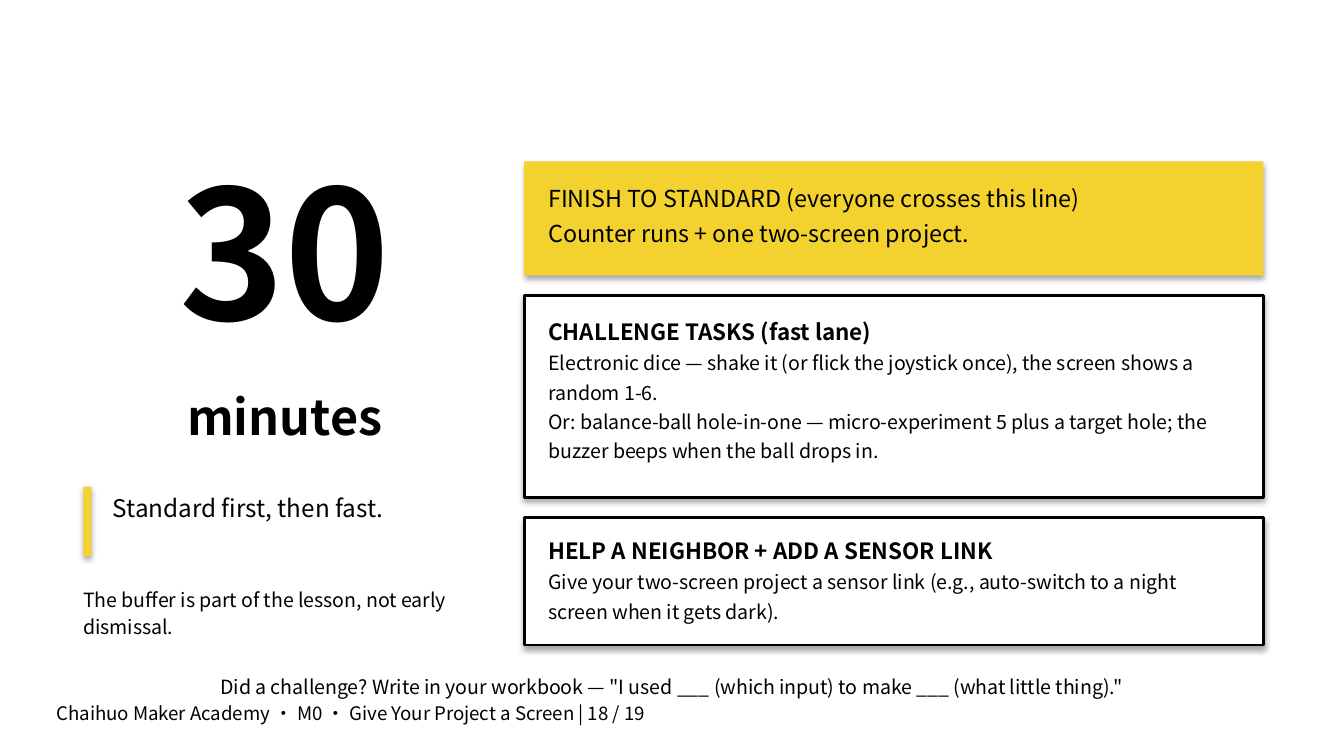
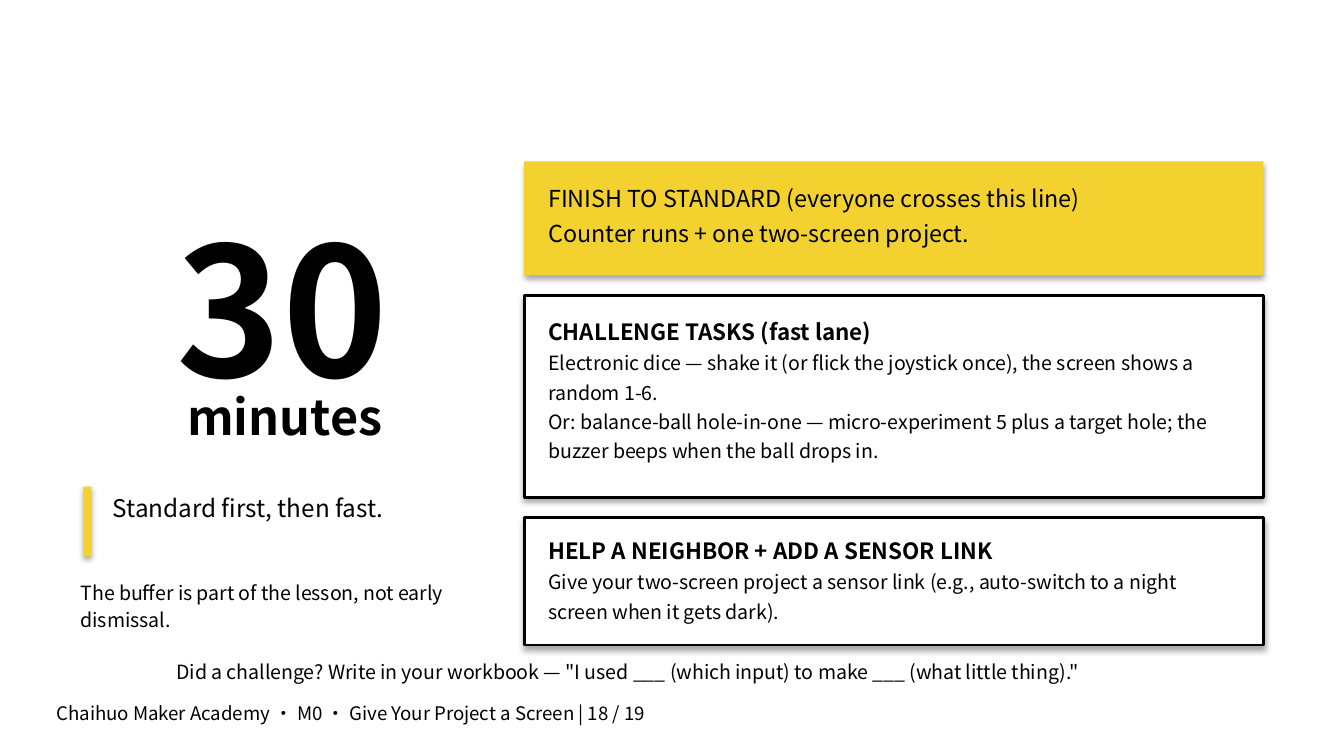
Before and after one commit to mouseart2025/courses-M0, a slide deck: slide 18 of en/03_Deliverables/PPTX/M0_EN_Deck_CFG-5_Lesson03_GiveYourProjectAScreen_v1.pptx. Drawn at 1344x756 pixels with LibreOffice and Linux fonts; fonts in the diff are those of the drawing. Boxes give left, top, right and bottom in pixels: in the first picture for what was removed or moved away, otherwise in the second. Text is boxed around its words. In the diff, an @@ line names an element or a change of style, - is before the commit and + after.

```diff
--- a/en/03_Deliverables/PPTX/M0_EN_Deck_CFG-5_Lesson03_GiveYourProjectAScreen_v1.pptx
+++ b/en/03_Deliverables/PPTX/M0_EN_Deck_CFG-5_Lesson03_GiveYourProjectAScreen_v1.pptx
@@ rectangle removed at [0, 0, 1344, 755] @@
@@ text "30" rewrapped from [179, 185, 390, 323] to [176, 242, 387, 420] @@
@@ text "The buffer is part of ...": place and size @@
-text "The buffer is part of ..." at [83, 591, 446, 635]
+text "The buffer is part of ..." at [81, 584, 443, 628]
@@ text "Did a challenge? Write in ...": place and size @@
-text "Did a challenge? Write in ..." at [220, 678, 1123, 699]
+text "Did a challenge? Write in ..." at [176, 663, 1079, 684]
```
Also in this commit, not shown: 4 other slides changed, 27 other files.
